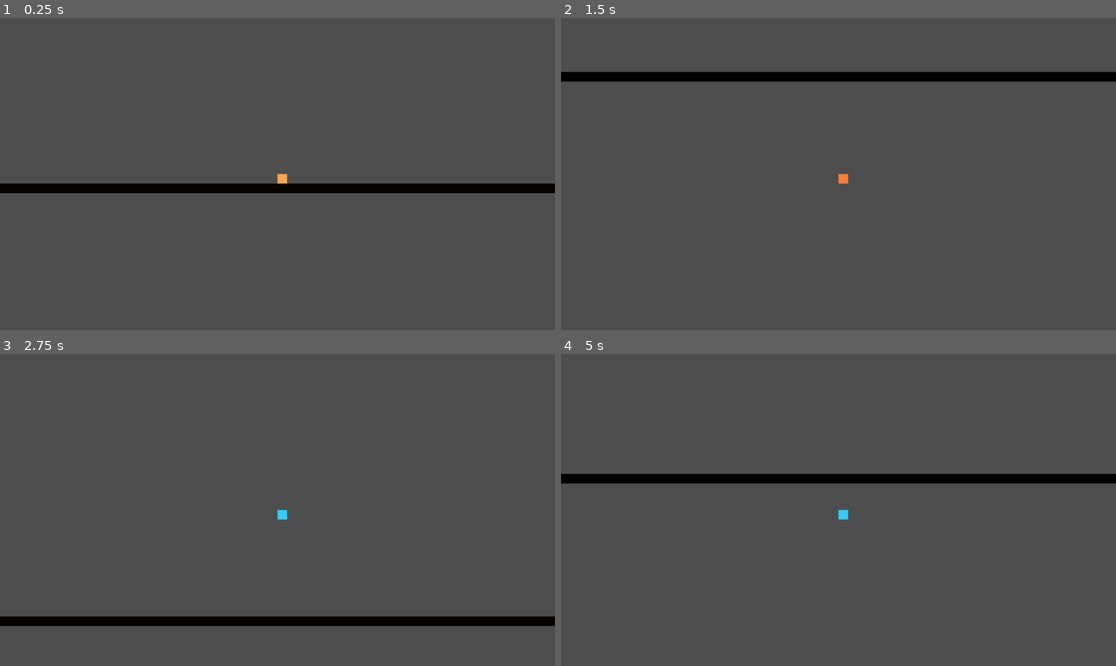
Above: before the commit, frames 1-4 (two rows, left to right).
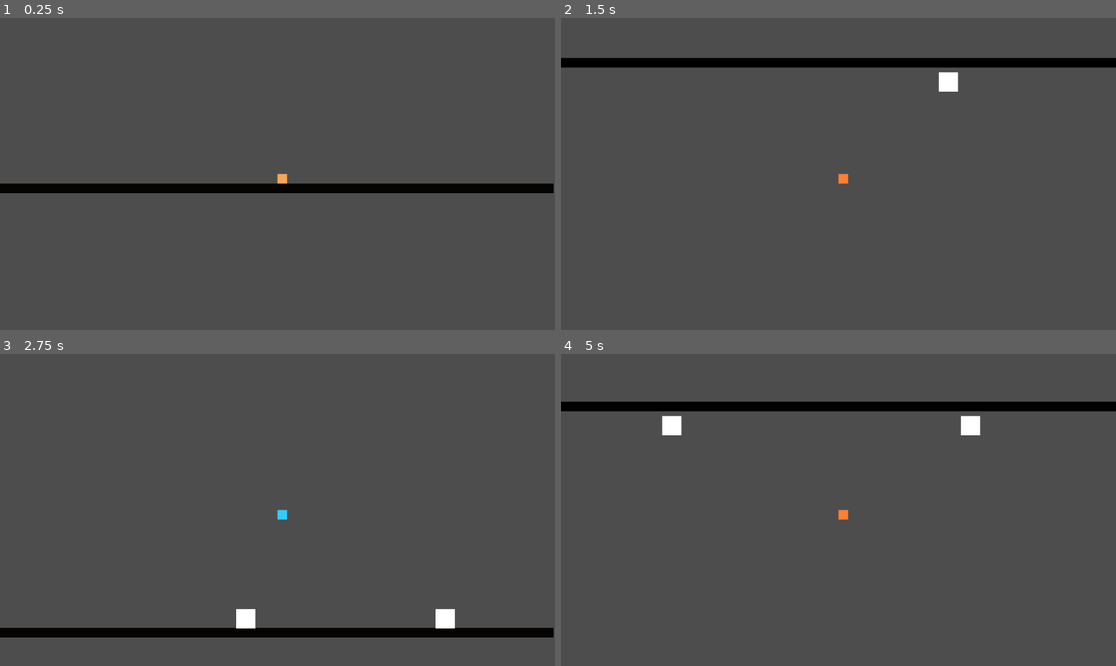
Above: after the commit, the same moments.

Repository: ansh33430w/I-flip-Gravity
Game: Godot game, scene res://scenes/main.tscn
The game is run twice, just before and just after one commit, with the same random seed, the same clock (stepped at 60 frames per second) and the same inputs. This scene is started directly instead of the project's main scene.
Inputs (mouse positions are in pixels of both pictures, inside the frame that each line leads up to):
- Up to frame 1 (0.25 s): no input
- Up to frame 2 (1.5 s): tap Enter (ui_accept) at 0.5, 0.77 s; move the mouse to (960, 158) at 0.52 s; hold Right 0.53-1.28 s; tap Alt at 0.6 s; click (960, 158) at 0.67 s; move the mouse to (727, 189) at 1.27 s; hold Down from 1.28 s (still down); tap Shift at 1.35 s
- Up to frame 3 (2.75 s): tap Enter (ui_accept) at 1.52 s; move the mouse to (333, 441) at 2.02 s; release Down at 2.03 s; hold Right from 2.03 s (still down); tap Alt at 2.1 s
- Up to frame 4 (5 s): move the mouse to (810, 572) at 2.77 s; release Right at 2.78 s; hold Up 2.78-3.53 s; tap Shift at 2.85, 4.35 s; click (810, 572) at 2.92 s; tap Enter (ui_accept) at 3.02, 3.77, 4.52 s; move the mouse to (1005, 556) at 3.52 s; hold Left from 3.53 s (still down); tap Alt at 3.6 s; move the mouse to (672, 463) at 4.27 s

The runs differ from the first frame. In frame 1, less than 0.1% of the frame differs, in the area x 99-100%, y 53-57%; in frame 2, 6.8%; in frame 3, 6.4%; in frame 4, 7.2%, in the area x 0-100%, y 15-54%.

Commit message:
added spikes and thier ,ovement

Diff:
--- a/project.godot
+++ b/project.godot
@@ -19,6 +19,18 @@
 
 enabled=PackedStringArray("res://addons/godot_super-wakatime/plugin.cfg")
 
+[global_group]
+
+player=""
+
+[input]
+
+jump={
+"deadzone": 0.2,
+"events": [Object(InputEventKey,"resource_local_to_scene":false,"resource_name":"","device":-1,"window_id":0,"alt_pressed":false,"shift_pressed":false,"ctrl_pressed":false,"meta_pressed":false,"pressed":false,"keycode":0,"physical_keycode":32,"key_label":0,"unicode":32,"location":0,"echo":false,"script":null)
+]
+}
+
 [physics]
 
 3d/physics_engine="Jolt Physics"
--- a/scenes/character_body_2d.tscn
+++ b/scenes/character_body_2d.tscn
@@ -4,7 +4,7 @@
 
 [sub_resource type="RectangleShape2D" id="RectangleShape2D_g2brh"]
 
-[node name="CharacterBody2D" type="CharacterBody2D" unique_id=265115828]
+[node name="CharacterBody2D" type="CharacterBody2D" unique_id=265115828 groups=["player"]]
 script = ExtResource("1_lj8jo")
 
 [node name="ColorRect" type="ColorRect" parent="." unique_id=4772137]
--- a/scenes/main.tscn
+++ b/scenes/main.tscn
@@ -1,5 +1,6 @@
 [gd_scene format=3 uid="uid://155xx7s6y6ta"]
 
+[ext_resource type="Script" uid="uid://blyusjbdydqg5" path="res://scripts/main.gd" id="1_0wfyh"]
 [ext_resource type="PackedScene" uid="uid://fyyoe5vf3xm1" path="res://scenes/character_body_2d.tscn" id="2_sugp2"]
 
 [sub_resource type="RectangleShape2D" id="RectangleShape2D_sgp6g"]
@@ -9,6 +10,7 @@
 size = Vector2(1280, 20)
 
 [node name="MAIN" type="Node2D" unique_id=1597174910]
+script = ExtResource("1_0wfyh")
 
 [node name="ColorRect" type="ColorRect" parent="." unique_id=734599278]
 offset_right = 1280.0
@@ -28,10 +30,10 @@
 anchor_top = 0.5
 anchor_right = 0.5
 anchor_bottom = 0.5
-offset_left = -5.0
-offset_top = 620.0
-offset_right = 1275.0
-offset_bottom = 640.0
+offset_left = -8.0
+offset_top = 649.0
+offset_right = 1272.0
+offset_bottom = 669.0
 grow_horizontal = 2
 grow_vertical = 2
 color = Color(0.02, 0.014750001, 0.0074, 1)
@@ -44,7 +46,7 @@
 shape = SubResource("RectangleShape2D_o5qli")
 
 [node name="CharacterBody2D" parent="." unique_id=265115828 instance=ExtResource("2_sugp2")]
-position = Vector2(691, 612)
+position = Vector2(699, 593)
 
 [node name="Camera2D2" type="Camera2D" parent="CharacterBody2D" unique_id=932368763]
 position = Vector2(-88, -551)
--- /dev/null
+++ b/scenes/spike.tscn
@@ -0,0 +1,17 @@
+[gd_scene format=3 uid="uid://b2hlg63dy1dgx"]
+
+[ext_resource type="Script" uid="uid://dg83423qyd254" path="res://scripts/spike.gd" id="1_ljd5v"]
+
+[sub_resource type="RectangleShape2D" id="RectangleShape2D_mj4vg"]
+
+[node name="spikes" type="Area2D" unique_id=884416120]
+script = ExtResource("1_ljd5v")
+
+[node name="CollisionShape2D" type="CollisionShape2D" parent="." unique_id=1822976548]
+shape = SubResource("RectangleShape2D_mj4vg")
+
+[node name="ColorRect" type="ColorRect" parent="." unique_id=2053325073]
+offset_right = 40.0
+offset_bottom = 40.0
+
+[connection signal="body_entered" from="." to="." method="_on_body_entered"]
--- /dev/null
+++ b/scripts/main.gd
@@ -0,0 +1,38 @@
+extends Node2D
+
+
+const SPIKE= preload("res://scenes/spike.tscn")
+
+var spaentimer = 0
+var spawnwait = .5
+var gamespeed = 400
+
+
+func _ready() -> void:
+	add_to_group("game"
+
+	)
+
+func _process(delta: float) -> void:
+	spaentimer  += delta
+	if spaentimer >= spawnwait:
+		spaentimer = 0
+		spikespawn()
+
+
+
+
+
+
+func spikespawn() :
+	var Spike = SPIKE.instantiate()
+	Spike.speed = gamespeed
+	Spike.on_ceiling = randi() % 2 == 0
+	Spike.position= Vector2(1300,610 if not Spike.on_ceiling else 30)
+
+	add_child(Spike)
+
+
+
+func gameover():
+	get_tree().paused = true
--- /dev/null
+++ b/scripts/spike.gd
@@ -0,0 +1,42 @@
+extends Area2D
+
+
+
+
+var speed = 400
+var on_ceiling = false
+
+
+func _ready() -> void:
+	body_entered.connect(_on_body_entered)
+	queue_redraw()
+
+
+
+func _physics_process(delta: float) -> void:
+	position.x -=speed*delta
+	if position.x < -50:
+		queue_free()
+
+
+
+func generate():
+	var color = Color(1,.2,.2)
+	if on_ceiling :
+		draw_polygon(PackedVector2Array([Vector2(-15,-30), Vector2(15,-30),Vector2(0,0)]),PackedColorArray([color]))
+
+
+
+
+
+	else:
+		draw_polygon(PackedVector2Array([Vector2(-15,-30), Vector2(15,30),Vector2(0,0)]),PackedColorArray([color]))
+
+
+
+
+
+
+func _on_body_entered(body: Node2D) -> void:
+	if body.is_in_group("player"):
+		get_tree().call_group("game","gameover")
Not shown, added: scripts/main.gd.uid
